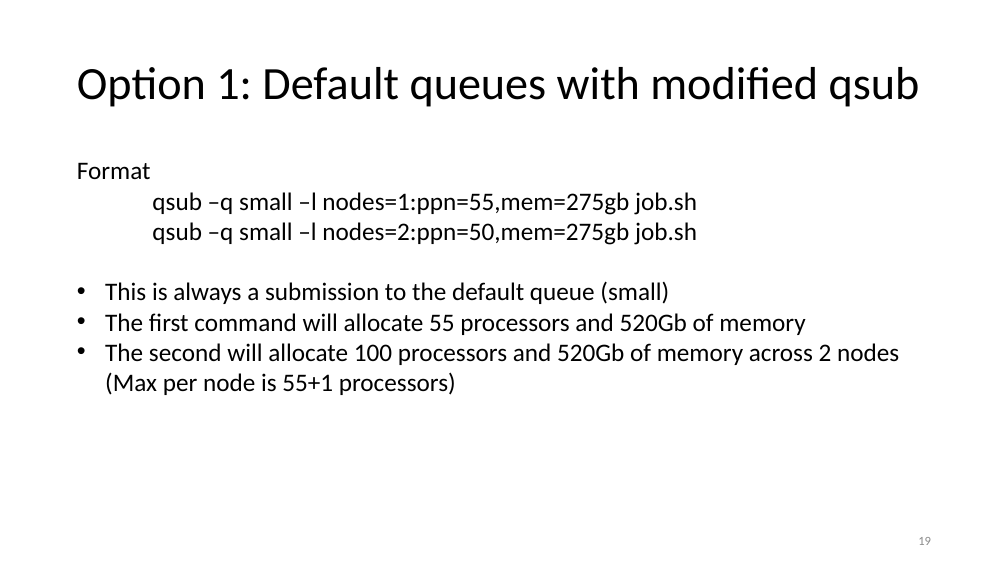
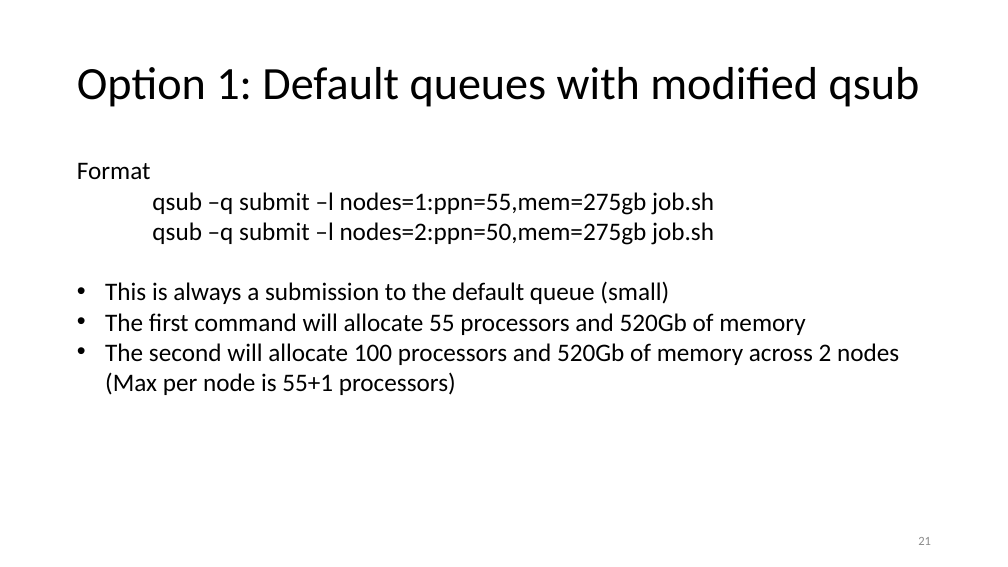
Before and after one commit to DavisLaboratory/Milton-presentation, a slide deck: slide 21 of HPC and git talk.pptx (slide 19 before the commit). Drawn at 1008x567 pixels with LibreOffice and Linux fonts; fonts in the diff are those of the drawing. Boxes give left, top, right and bottom in pixels: in the first picture for what was removed or moved away, otherwise in the second. Text is boxed around its words. In the diff, an @@ line names an element or a change of style, - is before the commit and + after.

```diff
--- a/HPC and git talk.pptx
+++ b/HPC and git talk.pptx
@@ text at box(152, 192, 714, 245): text changed @@
-  qsub –q small –l nodes=1:ppn=55,mem=275gb job.sh
-  qsub –q small –l nodes=2:ppn=50,mem=275gb job.sh
+  qsub –q submit –l nodes=1:ppn=55,mem=275gb job.sh
+  qsub –q submit –l nodes=2:ppn=50,mem=275gb job.sh
@@ page number at box(918, 537, 931, 545): text changed @@
-19
+21
```
Also in this commit, not shown: 3 other slides changed, 3 slides added.
